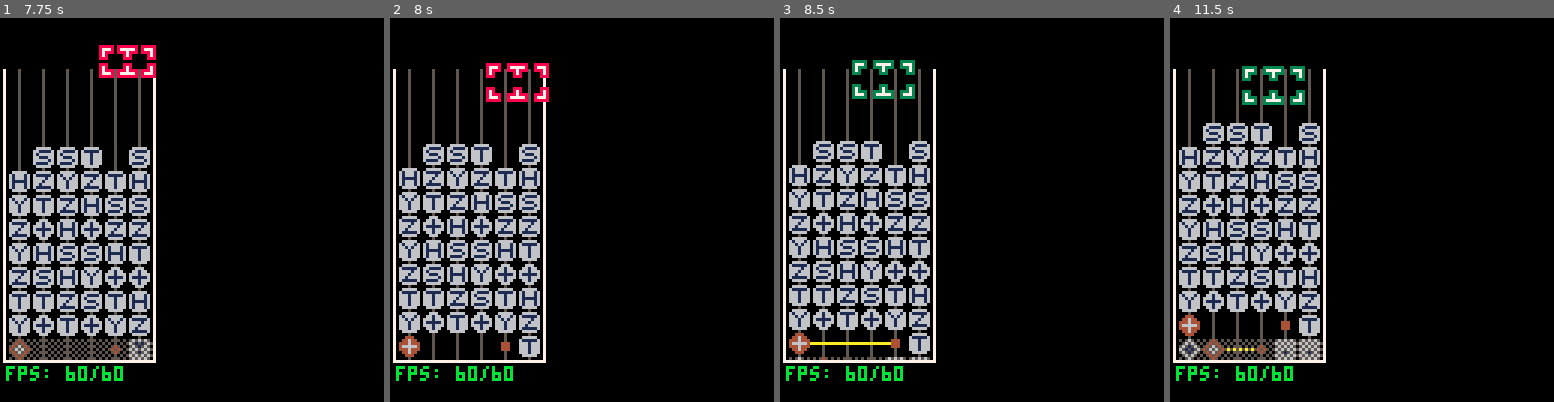
Above: before the commit, frames 1-4 (left to right).
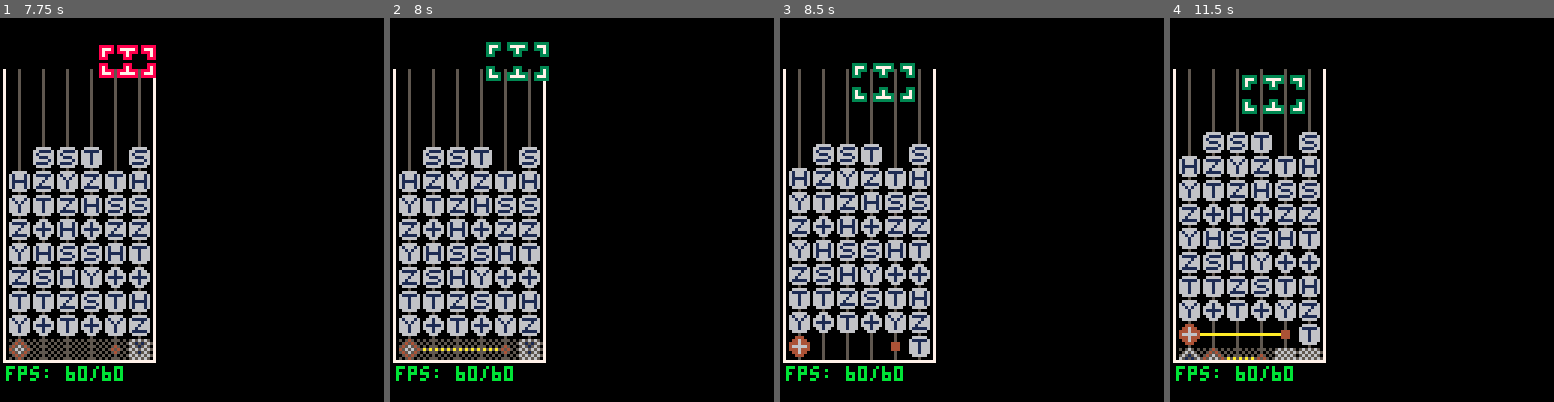
Above: after the commit, the same moments.

Repository: qniapp/quantattack
Game: PICO-8 cartridge qitaev.p8
Same seed, same stepped clock (60 frames per second), same inputs: the game is played once before the commit and once after it.
Inputs:
- Up to frame 1 (7.75 s): tap X (X key) at 0.33, 1.07, 1.85, 2.97, 4.08, 5.2, 6.32, 7.43 s; tap O (Z key) at 0.7, 1.7, 2.1, 2.5, 2.9, 3.3, 3.7, 4.1, 4.5, 4.9, 5.3, 5.7, 6.1, 6.5, 6.9, 7.3, 7.7 s; hold Right 1.6-2.1 s; hold Up 2.15-2.42 s; hold Right 2.47-3.03 s; hold Left 3.08-3.58 s; hold Down 3.63-3.97 s; hold Right 4.02-4.68 s; hold Up 4.73-5.03 s; hold Left 5.08-5.68 s; hold Down 5.73-6.03 s; hold Right 6.08-6.58 s; hold Right 6.63-7.13 s; hold Up 7.18-7.45 s; hold Right from 7.5 s (still down)
- Up to frame 2 (8 s): keep holding Right
- Up to frame 3 (8.5 s): release Right at 8.07 s; tap O (Z key) at 8.1 s; hold Left from 8.12 s (still down)
- Up to frame 4 (11.5 s): tap O (Z key) every 0.4 s from 8.5 to 11.3 s; tap X (X key) at 8.55, 9.67, 10.78 s; release Left at 8.62 s; hold Down 8.67-9 s; hold Right 9.05-9.72 s; hold Up 9.77-10.07 s; hold Left 10.12-10.72 s; hold Down 10.77-11.07 s; hold Right from 11.12 s (still down)

Frame 1 is identical in both runs. In frame 2, 11% of the frame differs, in the area x 2-42%, y 6-90%; in frame 3, 9.6%; in frame 4, 15%, in the area x 2-40%, y 12-90%.

Commit message:
swap を入れ換えることができない問題を修正

Diff:
--- a/board.lua
+++ b/board.lua
@@ -42,8 +42,8 @@
       end,
 
       gate_at = function(self, x, y)
-        assert(x >= 1 and x <= self.cols)
-        assert(y >= 1 and y <= self.rows_plus_next_rows)
+        assert(x and x >= 1 and x <= self.cols)
+        assert(y and y >= 1 and y <= self.rows_plus_next_rows)
 
         local gate = self._gate[x][y]
         assert(gate)
@@ -394,6 +394,7 @@
                    (not gate:is_control()) and
                    (not gate:is_cnot_x()) and
                    (not gate:is_swap()) and
+                   (tmp_y < self.rows) and
                     self:_is_droppable(x, tmp_y)) do
               self:put(x, tmp_y + 1, gate)
               self:put(x, tmp_y, quantum_gate:i())
@@ -476,6 +477,9 @@
       -- s--s  returns false
       --
       _is_droppable = function(self, x, y)
+        assert(x and x >= 1 and x <= self.cols)
+        assert(y and y >= 1 and y <= self.rows - 1)
+
         if (y > self.rows - 1) return false
 
         local gate = self:gate_at(x, y)
@@ -732,6 +736,32 @@
                   self:gate_at(gate.cnot_c_x, y).cnot_x_x = gate.swap_new_x
                 end
               end
+
+              if gate:is_swap() then
+                if gate.other_x == gate.swap_new_x and gate.other_x + 1 == x then
+                  -- s swapped with left s
+                  --    s - s (swap)
+                  -- -> s - s
+                  gate.other_x = gate.swap_new_x + 1
+                elseif gate.other_x == gate.swap_new_x and x + 1 == gate.swap_new_x then
+                  -- s swapped with right s
+                  --    s - s (swap)
+                  -- -> s - s
+                  gate.other_x = gate.swap_new_x - 1
+                elseif gate.swap_new_x < gate.other_x then
+                  -- s swapped with right gate (not s)
+                  --    s ? - s (swap)
+                  -- -> ? s - s
+                  assert(self:gate_at(gate.other_x, y):is_swap())
+                  self:gate_at(gate.other_x, y).other_x = gate.swap_new_x
+                elseif gate.other_x < gate.swap_new_x then
+                  -- s swapped with left gate (not s)
+                  --    s - ? s (swap)
+                  -- -> s _ s ?
+                  assert(self:gate_at(gate.other_x, y):is_swap())
+                  self:gate_at(gate.other_x, y).other_x = gate.swap_new_x
+                end
+              end
             end
           end
         end
